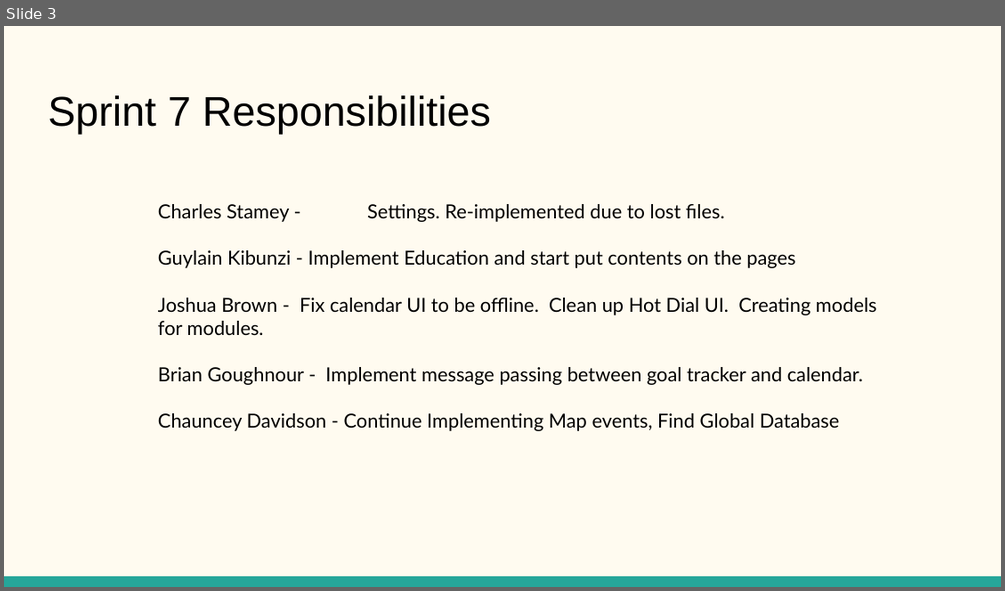
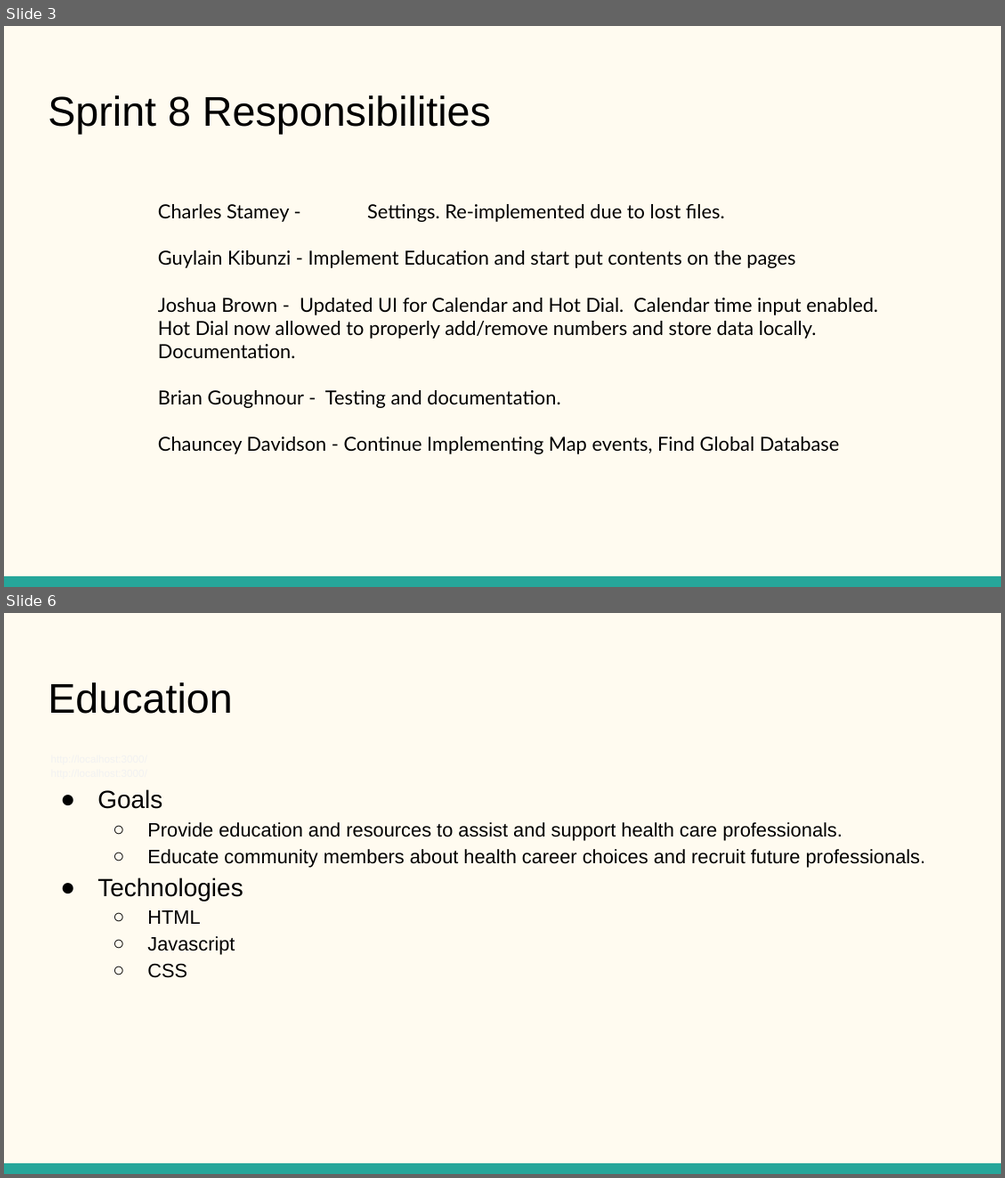
Before and after one commit to stevieclean/UNCG-CSE-Senior_Proj, a slide deck: presentation/Progress Report 7.pptx. Shown one above the other, each under a label of ours: slide 3 before the commit, slides 3 and 6 after it; the slides between them are not shown. The pictures are 1005x591 and 1005x1178 pixels, drawn with LibreOffice and Linux fonts; fonts in the diff are those of the drawing. Boxes give left, top, right and bottom in pixels: in the first picture for what was removed or moved away, otherwise in the second. Text is boxed around its words. In the diff, an @@ line names an element or a change of style, - is before the commit and + after.

```diff
--- a/presentation/Progress Report 7.pptx
+++ b/presentation/Progress Report 7.pptx
@@ slide 6 added at bbox=[4, 613, 1001, 1174], background #FFFBF0; not listed: 1 template element that a slide beside it also shows @@
@@ title added at bbox=[48, 682, 232, 714], 30 pt, text #000000 @@
+Education
@@ text added at bbox=[97, 789, 926, 978], 14 pt, text #000000 @@
+http://localhost:3000/
+http://localhost:3000/
+● Goals
+  ○ Provide education and resources to assist and support health care professionals.
+  ○ Educate community members about health career choices and recruit future professionals.
+● Technologies
+  ○ HTML
+  ○ Javascript
+  ○ CSS
@@ slide 3 changed as well @@
@@ title at bbox=[48, 95, 491, 134]: text changed @@
-Sprint 7 Responsibilities
+Sprint 8 Responsibilities
@@ text at bbox=[158, 297, 878, 408]: text changed @@
-Joshua Brown - Fix calendar UI to be offline. Clean up Hot Dial UI. Creating models for modules.
-Brian Goughnour - Implement message passing between goal tracker and calendar.
+Joshua Brown - Updated UI for Calendar and Hot Dial. Calendar time input enabled. Hot Dial now allowed to properly add/remove numbers and store data locally. Documentation.
+Brian Goughnour - Testing and documentation.
```
Also in this commit, not shown: 2 other slides changed, 3 other slides added, 2 slides removed.
